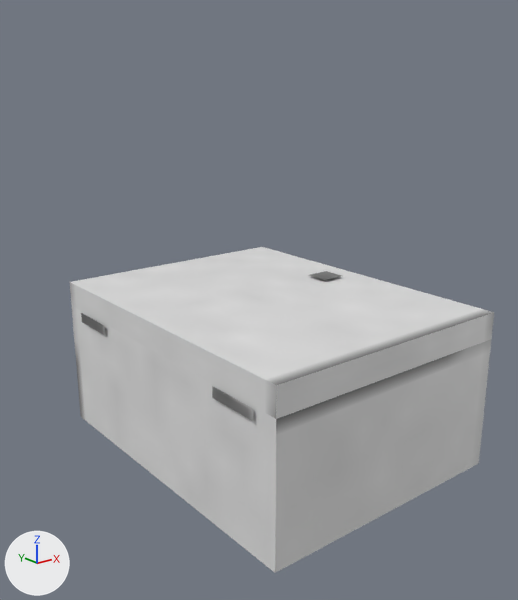
Renders of the Blender file assets/eln/model/PLC/PLC.blend from each side of a commit.
One viewpoint serves both versions: a 50 mm camera at (-1.03, -1.287, 0.873) aimed at (-0.046, -0.057, 0.381). Lighting does not change. The marker at lower left points along +X, +Y and +Z.

The first picture shows 'door', 'main'.
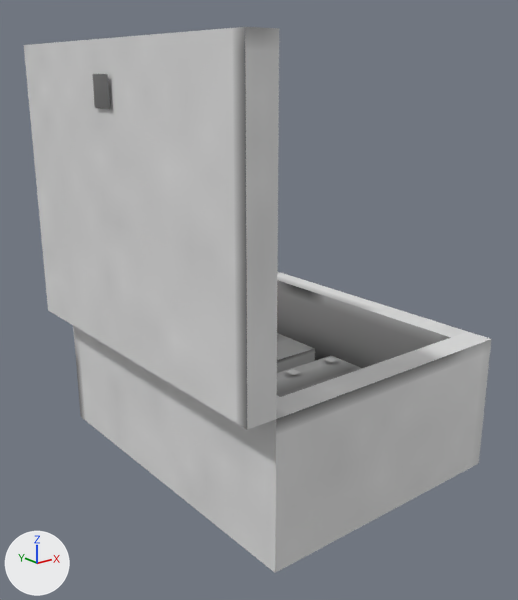
Edits to the bpy script that builds the scene:
```text
Change ob_door:
    ob_door.rotation_euler: (0.0, 0.0, 0.0) -> (0.0, -1.571, 0.0)  # degrees (0, 0, 0) -> degrees (0, -90, 0)
```

Location of each change, [x1, y1, x2, y2] in pixels of the pictures (518 x 600 px):
'door', turned
    before: [70, 247, 494, 419]
    after: [24, 27, 279, 430]
